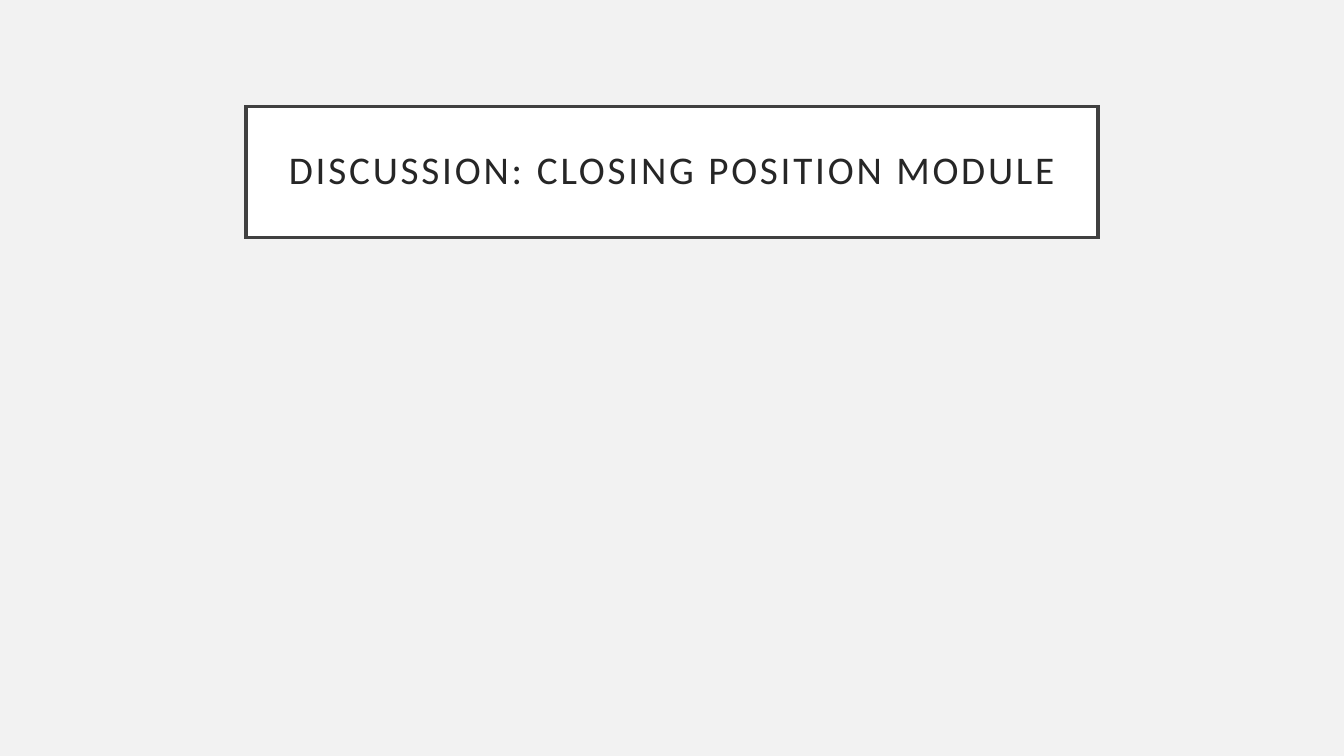
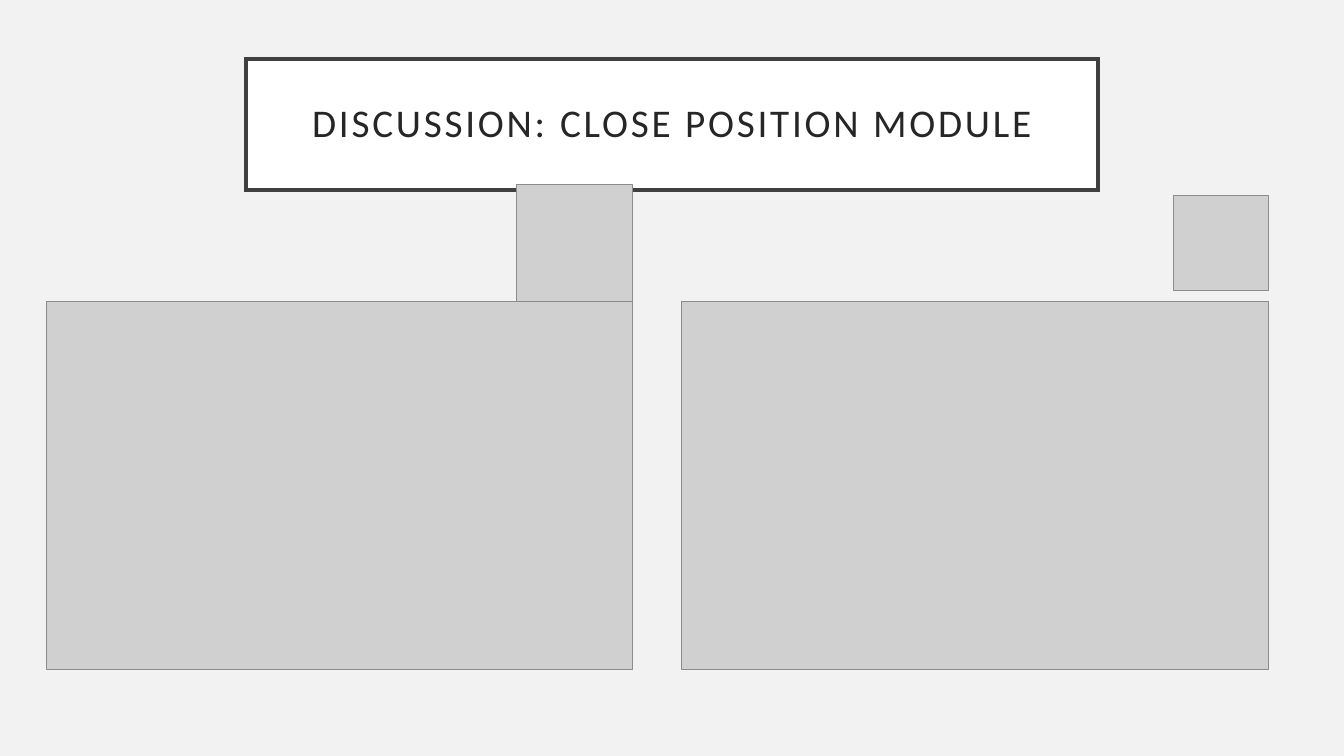
Before and after one commit to Jackil0216/Algothon-deeptrade-mf, a slide deck: slide 6 of Trading Algorithm Presentation.pptx. Drawn at 1344x756 pixels with LibreOffice and Linux fonts; fonts in the diff are those of the drawing; grey boxes stand for pictures. Boxes give left, top, right and bottom in pixels: in the first picture for what was removed or moved away, otherwise in the second. Text is boxed around its words. In the diff, an @@ line names an element or a change of style, - is before the commit and + after.

```diff
--- a/Trading Algorithm Presentation.pptx
+++ b/Trading Algorithm Presentation.pptx
@@ title "DISCUSSION: CLOSE POSITION MODULE": place and size @@
-title "DISCUSSION: CLOSE POSITION MODULE" at [246,106,1098,237]
+title "DISCUSSION: CLOSE POSITION MODULE" at [246,58,1098,190]
@@ title at [312,111,1031,138]: text changed @@
-DISCUSSION: CLOSING POSITION MODULE
+DISCUSSION: CLOSE POSITION MODULE
@@ picture added at [516,185,633,301] @@
@@ picture added at [1174,196,1268,290] @@
@@ picture added at [46,301,633,669] @@
@@ picture added at [682,301,1268,669] @@
```
Also in this commit, not shown: 4 other slides changed, 1 slide added.
